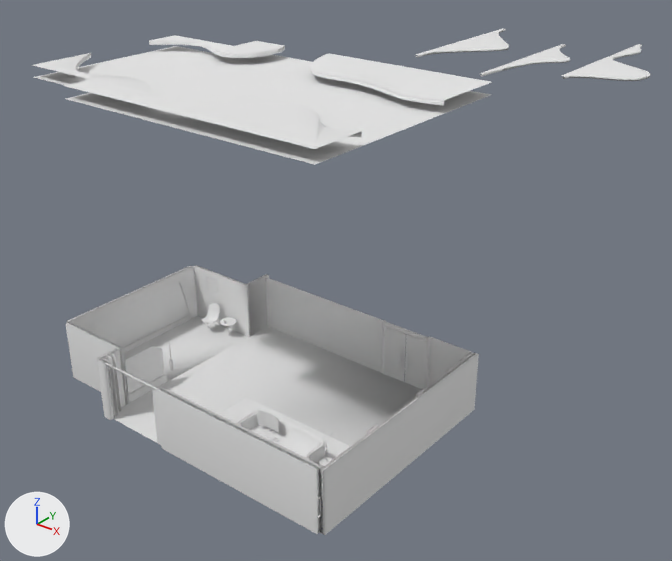
The OBJ model Neon Brawlers Cyber Rebelion/Assets/3D FINISHED/LOBBY.obj: old version first, new version second.
Before and after are seen from a 50 mm camera at (53.9, -49.1, 55.3) aimed at (5.2, 11.7, 17.6). Every picture has the same lights, and +X, +Y and +Z are marked at lower left. The first picture is the older version. Where no turn or scale is listed for an object, it has been applied to the vertices. Vertices at exactly the same position are counted once.

The first picture shows 'LOBBY'.
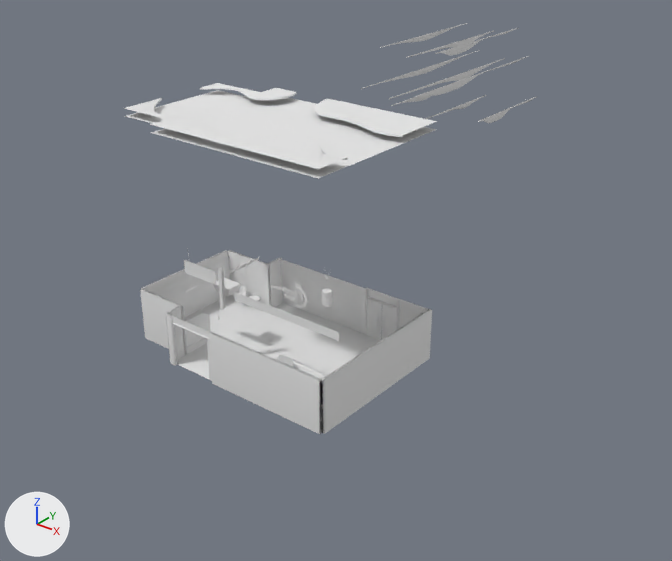
The change, as a list of edits to the scene's bpy script:
```text
Change me_lobby:
    used by ob_lobby; location = (0.0, 0.0, 0.0)
    remove me_lobby.from_pydata(...)  # 3232 vertices, 2672 faces; spans x -25.5..33.0, y -0.6..25.4, z -0.3..41.5
    add me_lobby.from_pydata(...)  # 3551 vertices, 3057 faces; spans x -15.9..22.0, y 3.0..20.6, z 6.8..41.5
    me_lobby part 1: the loose piece of 12 vertices spanning x -22.5..-18.6, y 6.8..9.5, z 0.0..0.6 is scaled about its middle by (0.596, 0.63, 1.45), then moved by (13.1, 1.8, 13.4)
    me_lobby part 2: the loose piece of 8 vertices spanning x -6.4..12.7, y 0.1..0.2, z 2.4..3.9 is scaled about its middle by (0.669, 0.568, 0.598), then moved by (-0.3, 7.0, 11.9)
    me_lobby part 3: the loose piece of 16 vertices spanning x -25.0..-24.7, y 3.8..20.4, z 0.0..0.6 is scaled about its middle by (0.442, 0.668, 0.425), then moved by (15.3, -0.6, 13.6)
    me_lobby part 4: the loose piece of 8 vertices spanning x -16.1..-15.4, y 1.3..1.4, z -0.2..6.8 is scaled about its middle by (0.732, 0.397, 0.638), then moved by (10.3, 5.9, 11.9)
    me_lobby part 5: the loose piece of 8 vertices spanning x -16.0..-15.3, y 0.8..0.9, z -0.2..6.8 is scaled about its middle by (0.442, 0.404, 0.638), then moved by (10.1, 6.6, 11.9)
    me_lobby part 6: the loose piece of 8 vertices spanning x -16.1..-15.0, y 0.2..0.3, z -0.2..6.8 is scaled about its middle by (0.267, 0.407, 0.638), then moved by (10.0, 7.5, 11.9)
    me_lobby part 7: the loose piece of 40 vertices spanning x 3.1..4.7, y 0.3, z 2.8..5.4 is scaled about its middle by (0.669, 0.569, 0.598), then moved by (0.5, 7.1, 13.8)
    me_lobby part 8: the loose piece of 52 vertices spanning x 3.3..5.5, y 0.2, z 1.6..4.9 is scaled about its middle by (0.669, 0.568, 0.598), then moved by (0.3, 7.2, 14.1)
    me_lobby part 9: the loose piece of 72 vertices spanning x 8.0..9.4, y 5.3..6.7, z 0.0..2.1 is scaled about its middle by (0.72, 0.658, 0.692), then moved by (-2.3, 3.1, 16.2)
    me_lobby part 10: the loose piece of 140 vertices spanning x -1.3..7.9, y 4.2..7.8, z 0.0..3.0 is scaled about its middle by (0.672, 0.672, 0.643), then moved by (0.1, 1.9, 6.6)
    me_lobby part 11: the loose piece of 46 vertices spanning x 22.9..25.7, y 4.7..16.8, z 40.7..40.8 is multiplied about its middle by the matrix ((0.0, 0.0, 0.672), (0.0, 0.715, 0.0), (-0.125, 0.0, 0.0)), then moved by (-6.8, 0.4, -4.6)
    me_lobby part 12: the loose piece of 66 vertices spanning x 28.8..33.0, y 4.7..16.8, z 41.4..41.5 is multiplied about its middle by the matrix ((0.0, 0.0, 0.672), (0.0, 0.715, 0.0), (-0.125, 0.0, 0.0)), then moved by (-8.9, 0.4, -4.8)
    me_lobby part 13: 82 loose pieces with 1930 vertices, spanning x -25.5..13.5, y -0.6..25.4, z -0.3..34.9, are deleted
    me_lobby part 14: 1748 vertices added at x -15.9..10.3, y 3.5..20.6, z 6.8..16.5
    me_lobby part 15: 44 vertices removed from x 17.8..21.6, y 4.7..16.8, z 41.2..41.3; 545 vertices added at x -15.6..19.1, y 3.0..20.5, z 30.9..41.5
    other edits to the shape of me_lobby do not show in these pictures
```

What differs and where, as boxes [x1, y1, x2, y2] in the pictures (672 x 561 px; the box of a moved part takes in the faces that stretch with it):
'LOBBY', reshaped (33% narrower, 19% shorter): before [32, 28, 651, 535]; after [125, 23, 538, 434]
part 1 of me_lobby, moved or reshaped (not visible before): after [213, 278, 241, 296]
part 2 of me_lobby, moved or reshaped (not visible before): after [234, 292, 339, 341]
part 3 of me_lobby, moved or reshaped: before [123, 315, 191, 353]; after [183, 257, 259, 295]
part 4 of me_lobby, moved or reshaped: before [112, 354, 122, 411]; after [218, 268, 224, 310]
part 5 of me_lobby, moved or reshaped: before [107, 356, 119, 414]; after [220, 267, 225, 309]
part 6 of me_lobby, moved or reshaped: before [103, 358, 116, 417]; after [221, 266, 226, 308]
part 7 of me_lobby, moved or reshaped (not visible before): after [294, 283, 303, 301]
part 8 of me_lobby, moved or reshaped (not visible before): after [295, 287, 307, 307]
part 9 of me_lobby, moved or reshaped: before [319, 457, 333, 469]; after [322, 288, 333, 307]
part 10 of me_lobby, moved or reshaped (mostly hidden afterwards): before [236, 412, 325, 465]; after [274, 358, 325, 379]
part 11 of me_lobby, moved or reshaped: before [480, 44, 570, 76]; after [426, 95, 487, 119]
part 12 of me_lobby, moved or reshaped: before [562, 44, 651, 81]; after [478, 96, 538, 123]
part 13 of me_lobby, deleted: before [32, 35, 492, 535]
part 14 of me_lobby, added: after [140, 250, 432, 434]
part 15 of me_lobby, cut back: before [416, 28, 509, 57]; after [125, 23, 529, 179]
